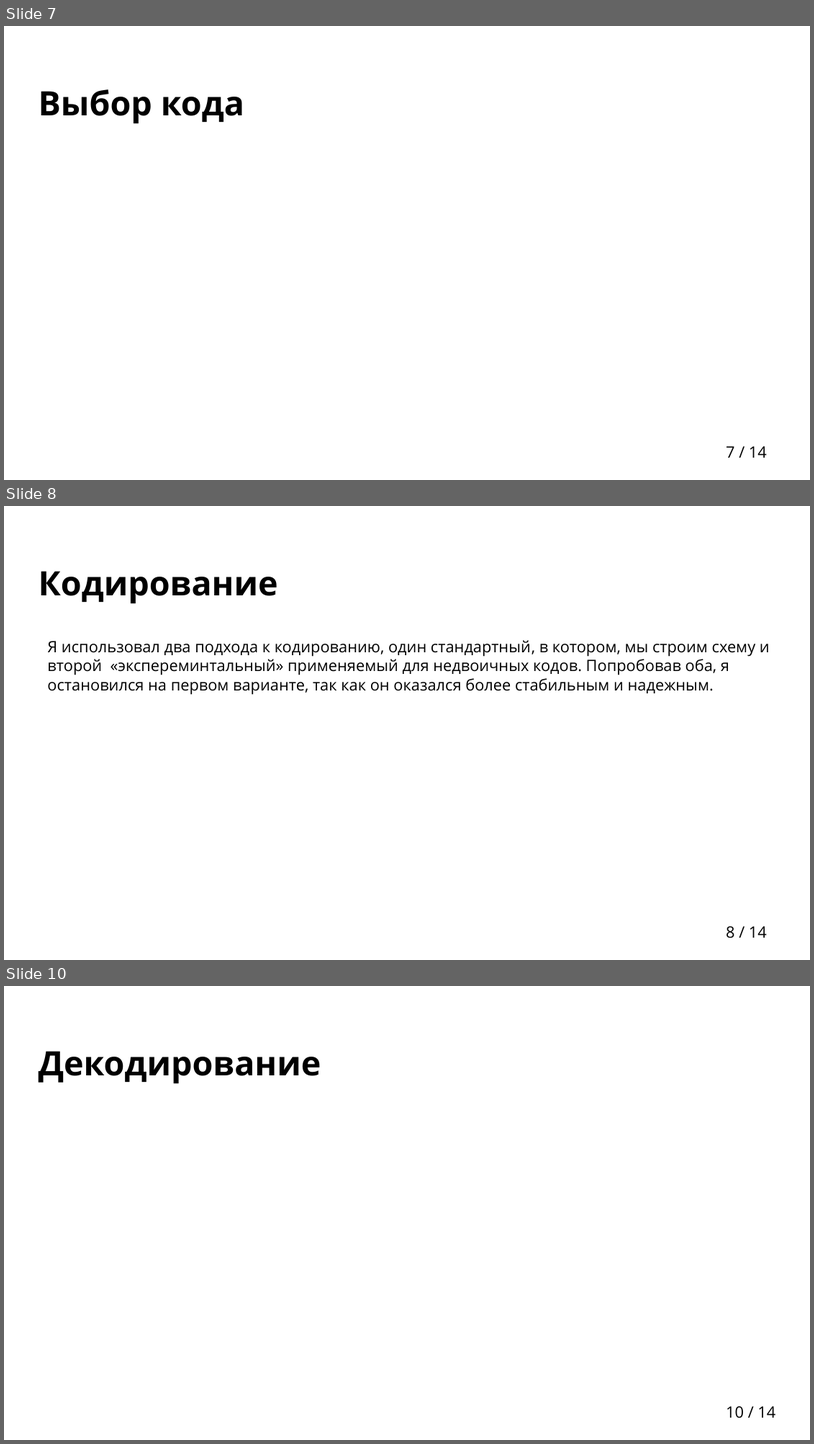
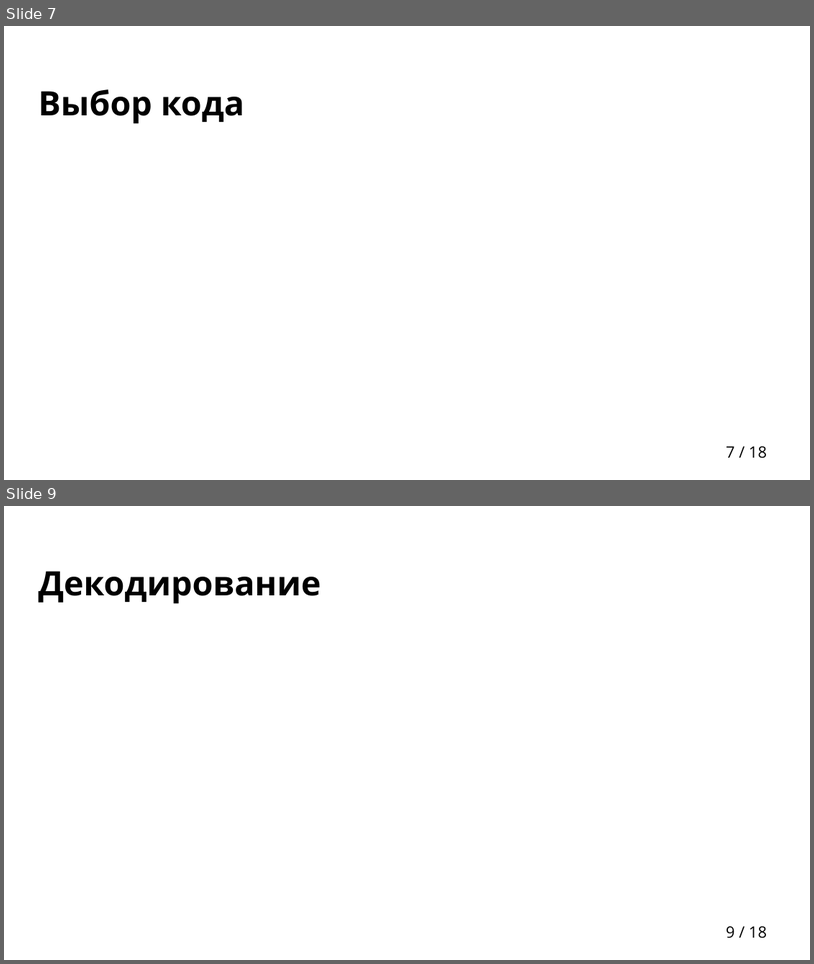
Before and after one commit to egalkin/bachelors_diploma, a slide deck: docs/presentation.pptx. Shown one above the other, each under a label of ours: slides 7, 8 and 10 before the commit, slides 7 and 9 after it; the slides between them are not shown. The pictures are 814x1444 and 814x964 pixels, drawn with LibreOffice and Linux fonts; fonts in the diff are those of the drawing; grey boxes stand for pictures; background and template pictures are left out. Boxes give left, top, right and bottom in pixels: in the first picture for what was removed or moved away, otherwise in the second. Text is boxed around its words. In the diff, an @@ line names an element or a change of style, - is before the commit and + after.

```diff
--- a/docs/presentation.pptx
+++ b/docs/presentation.pptx
@@ slide 8 removed at box(4, 506, 810, 960), background picture (left out); not listed: 1 template element that a slide beside it also shows @@
@@ title removed at box(39, 571, 278, 604) @@
-Кодирование
@@ text removed at box(47, 640, 770, 695) @@
-Я использовал два подхода к кодированию, один стандартный, в котором, мы строим схему и второй «экспереминтальный» применяемый для недвоичных кодов. Попробовав оба, я остановился на первом варианте, так как он оказался более стабильным и надежным.
@@ page number at box(726, 446, 767, 458): text changed @@
-7 / 14
+7 / 18
@@ what was slide 10 is now slide 9 @@
@@ page number at box(726, 926, 767, 938): text changed @@
-10 / 14
+9 / 18
```
Also in this commit, not shown: 3 slides changed, 8 slides added, 3 other slides removed, 1 other file.
